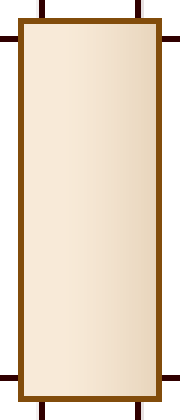
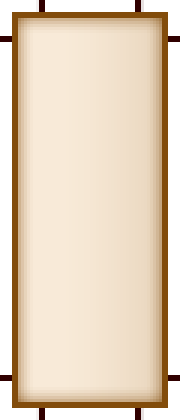
Layered file, before and after one edit (180 x 420). Changes by layer:
painted on "Фигура 3" over 12, 12, 168, 408
